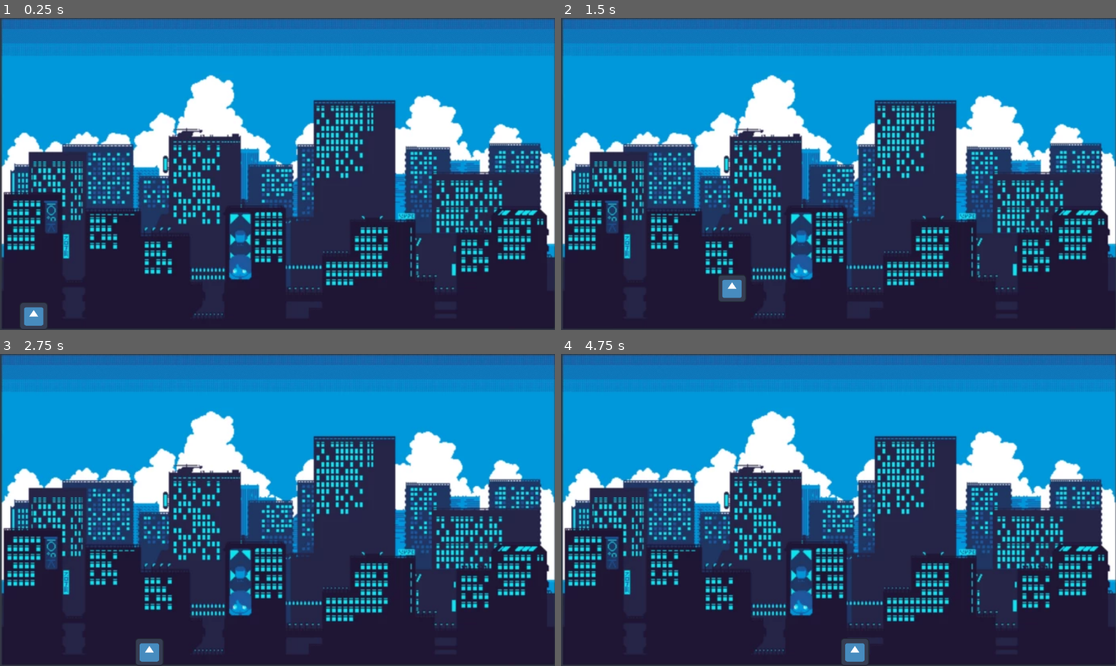
Above: before the commit, frames 1-4 (two rows, left to right).
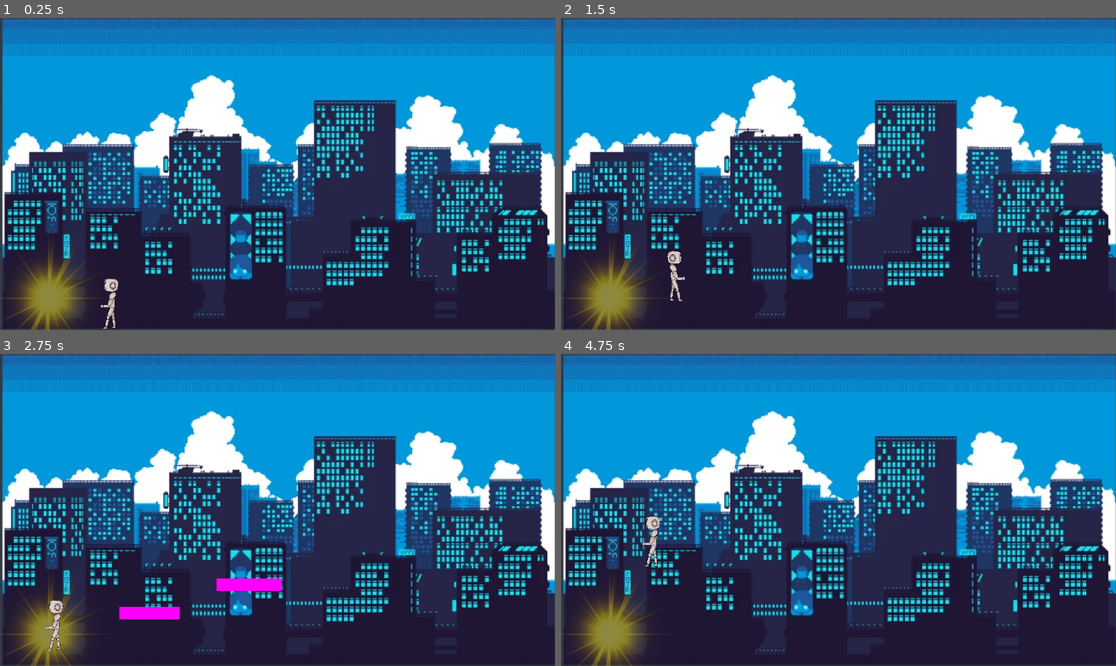
Above: after the commit, the same moments.

Repository: Lux2739/game-jam-2026
Game: Godot game, scene res://scenes/level_1.tscn
Same seed, same stepped clock (60 frames per second), same inputs: the game is played once before the commit and once after it. This scene is started directly instead of the project's main scene. The engine's default icon, where the game draws it, is replaced by a stand-in: a white triangle on a blue panel in a dark square.
Inputs:
- Up to frame 1 (0.25 s): no input
- Up to frame 2 (1.5 s): tap Enter at 0.5 s; hold Right (ui_right) from 0.53 s (still down); tap Up (ui_up) at 0.77 s
- Up to frame 3 (2.75 s): tap Up (ui_up) at 1.52 s; release Right (ui_right) at 2.03 s; hold Left (ui_left) from 2.03 s (still down)
- Up to frame 4 (4.75 s): release Left (ui_left) at 2.78 s; hold Right (ui_right) 2.78-4.28 s; tap Up (ui_up) at 3.02, 3.77, 4.52 s; hold Left (ui_left) from 4.28 s (still down)

The runs differ from the first frame. In frame 1, 9.2% of the frame differs, in the area x 0-100%, y 0-100%; in frame 2, 9.5%; in frame 3, 10%; in frame 4, 9.5%.

Commit message:
deplacement corriger + platforme masquer

Diff:
--- /dev/null
+++ b/scenes/area_2d.gd
@@ -0,0 +1,13 @@
+extends Area2D
+# Node2D qui contient toutes les plateformes à révéler
+@export var platforms_parent: Node2D
+func _ready():
+	body_entered.connect(_on_body_entered)
+	body_exited.connect(_on_body_exited)
+
+func _on_body_entered(body):
+	print("BODY ENTERED :", body.name)
+	platforms_parent.visible = true
+func _on_body_exited(body):
+	print("BODY Exited :", body.name)
+	platforms_parent.visible = false
--- /dev/null
+++ b/scenes/level_1.gd
@@ -0,0 +1,12 @@
+# Level.gd
+extends Node2D
+# On peut exporter les zones et plateformes si besoin
+@export var reveal_zones: Array[NodePath] = []
+
+func _ready():
+	# On pourrait initialiser les zones si nécessaire
+	for zone_path in reveal_zones:
+		var zone = get_node(zone_path)
+		if zone:
+			# Chaque zone pourrait être paramétrée ici
+			pass
--- a/scenes/level_1.tscn
+++ b/scenes/level_1.tscn
@@ -1,15 +1,27 @@
 [gd_scene format=3 uid="uid://j62f5sp3dsc5"]
 
+[ext_resource type="Script" uid="uid://tvnu16mrh610" path="res://scenes/level_1.gd" id="1_5xbjy"]
 [ext_resource type="Texture2D" uid="uid://lctg45bnh1vv" path="res://assets/bg1.webp" id="1_014kd"]
-[ext_resource type="PackedScene" uid="uid://ct0ki0rvttwr1" path="res://scenes/player.tscn" id="2_bswci"]
+[ext_resource type="Script" uid="uid://bsjc5bd1owtne" path="res://scenes/area_2d.gd" id="3_rus8k"]
+[ext_resource type="Texture2D" uid="uid://sr72w7fpq5d2" path="res://assets/realistic-digital-lens-flare-light-effect-free-png.png" id="4_4nkto"]
+[ext_resource type="PackedScene" uid="uid://ct0ki0rvttwr1" path="res://scenes/player.tscn" id="4_5xbjy"]
 
 [sub_resource type="RectangleShape2D" id="RectangleShape2D_gkh53"]
 size = Vector2(1153, 19)
 
 [sub_resource type="NoiseTexture2D" id="NoiseTexture2D_014kd"]
 
+[sub_resource type="RectangleShape2D" id="RectangleShape2D_5xbjy"]
+size = Vector2(125.5, 27.5)
+
+[sub_resource type="NoiseTexture2D" id="NoiseTexture2D_4nkto"]
+
+[sub_resource type="CircleShape2D" id="CircleShape2D_fcfvj"]
+radius = 43.382023
+
 [node name="Level1" type="Node2D" unique_id=1335290165]
-position = Vector2(3, 0)
+position = Vector2(4, -2)
+script = ExtResource("1_5xbjy")
 
 [node name="sol" type="StaticBody2D" parent="." unique_id=1484616053]
 
@@ -60,11 +72,57 @@
 texture = SubResource("NoiseTexture2D_014kd")
 
 [node name="TextureRect" type="TextureRect" parent="." unique_id=836408704]
+texture_filter = 1
 offset_left = -21.0
-offset_top = -73.0
+offset_top = -71.0
 offset_right = 1172.0
-offset_bottom = 721.0
+offset_bottom = 723.0
 texture = ExtResource("1_014kd")
 
-[node name="Player" parent="." unique_id=874490068 instance=ExtResource("2_bswci")]
-position = Vector2(-19, 301)
+[node name="reveal_platform" type="Node2D" parent="." unique_id=640354119]
+visible = false
+position = Vector2(1, 0)
+
+[node name="platform1" type="StaticBody2D" parent="reveal_platform" unique_id=1565205328]
+position = Vector2(66, 1)
+
+[node name="CollisionShape2D" type="CollisionShape2D" parent="reveal_platform/platform1" unique_id=1907917861]
+position = Vector2(238.25, 539)
+shape = SubResource("RectangleShape2D_5xbjy")
+
+[node name="Sprite2D" type="Sprite2D" parent="reveal_platform/platform1" unique_id=1434856320]
+position = Vector2(239, 539.00006)
+scale = Vector2(0.24609374, 0.051757835)
+texture = SubResource("NoiseTexture2D_4nkto")
+
+[node name="platform2" type="StaticBody2D" parent="reveal_platform" unique_id=1367667747]
+position = Vector2(222, -58)
+
+[node name="CollisionShape2D" type="CollisionShape2D" parent="reveal_platform/platform2" unique_id=1468225435]
+position = Vector2(281.5, 539)
+shape = SubResource("RectangleShape2D_5xbjy")
+
+[node name="Sprite2D" type="Sprite2D" parent="reveal_platform/platform2" unique_id=1611583604]
+position = Vector2(290.25, 539.00006)
+scale = Vector2(0.26660165, 0.051757835)
+texture = SubResource("NoiseTexture2D_4nkto")
+
+[node name="Area2D" type="Area2D" parent="." unique_id=1026857066 node_paths=PackedStringArray("platforms_parent")]
+modulate = Color(1.0413129, 1.0413129, 0.31186393, 0.49019608)
+position = Vector2(-294, -2)
+script = ExtResource("3_rus8k")
+platforms_parent = NodePath("../reveal_platform")
+
+[node name="CollisionShape2D" type="CollisionShape2D" parent="Area2D" unique_id=1234820870]
+position = Vector2(388, 582)
+shape = SubResource("CircleShape2D_fcfvj")
+
+[node name="Sprite2D" type="Sprite2D" parent="Area2D" unique_id=329319535]
+position = Vector2(387, 582)
+texture = ExtResource("4_4nkto")
+
+[node name="Player" parent="." unique_id=874490068 instance=ExtResource("4_5xbjy")]
+position = Vector2(129, 5)
+
+[connection signal="area_entered" from="Area2D" to="." method="_on_area_2d_area_entered"]
+[connection signal="area_exited" from="Area2D" to="." method="_on_area_2d_area_exited"]
--- a/scenes/player.gd
+++ b/scenes/player.gd
@@ -5,6 +5,8 @@
 @export var jump_velocity: float = -500
 @export var gravity: float = 1200       # Gravité
 var double_jump: int = 1;
+# Ajouter ceci en haut, après les variables
+@onready var sprite = $Sprite2D  # Assure-toi que c’est bien le chemin vers ton sprite
 
 func _physics_process(delta):
 	# ----- Mouvement horizontal -----
@@ -30,3 +32,6 @@
 
 	# ----- Appliquer mouvement -----
 	move_and_slide()
+	# À la fin de _physics_process(delta), après move_and_slide()
+	if direction != 0:
+		sprite.scale.x = abs(sprite.scale.x) * -sign(direction)
--- a/scenes/player.tscn
+++ b/scenes/player.tscn
@@ -1,10 +1,10 @@
 [gd_scene format=3 uid="uid://ct0ki0rvttwr1"]
 
 [ext_resource type="Script" uid="uid://dp21gh8grgx8s" path="res://scenes/player.gd" id="1_3vyb7"]
-[ext_resource type="Texture2D" uid="uid://iud5lfp5pv3n" path="res://assets/icon.svg" id="2_g2els"]
+[ext_resource type="Texture2D" uid="uid://rr016uv034tx" path="res://assets/robot beige tete gauche.png" id="2_g2els"]
 
 [sub_resource type="RectangleShape2D" id="RectangleShape2D_qhqgy"]
-size = Vector2(62, 61)
+size = Vector2(38.5, 104.5)
 
 [node name="Player" type="Node2D" unique_id=874490068]
 
@@ -13,10 +13,10 @@
 script = ExtResource("1_3vyb7")
 
 [node name="CollisionShape2D" type="CollisionShape2D" parent="CharacterBody2D" unique_id=1924623764]
-position = Vector2(84, 295.5)
+position = Vector2(117.25, 570.75)
 shape = SubResource("RectangleShape2D_qhqgy")
 
 [node name="Sprite2D" type="Sprite2D" parent="CharacterBody2D" unique_id=18508996]
-position = Vector2(85, 297)
-scale = Vector2(0.4609374, 0.44921878)
+position = Vector2(123.250015, 561.75)
+scale = Vector2(0.03350001, 0.040375013)
 texture = ExtResource("2_g2els")
Binary file added: assets/realistic-digital-lens-flare-light-effect-free-png.png
Not shown, added: assets/realistic-digital-lens-flare-light-effect-free-png.png.import
Binary file added: assets/robot beige tete gauche.png
Not shown, added: assets/robot beige tete gauche.png.import
Not shown, added: scenes/area_2d.gd.uid
Not shown, added: scenes/level_1.gd.uid
